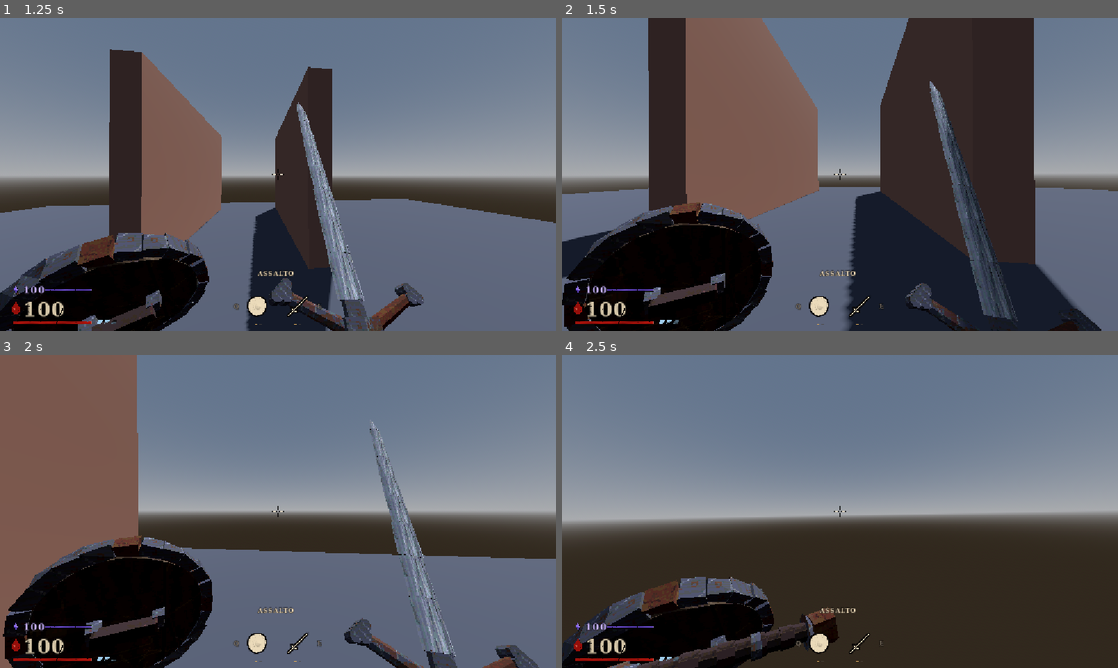
Above: before the commit, frames 1-4 (two rows, left to right).
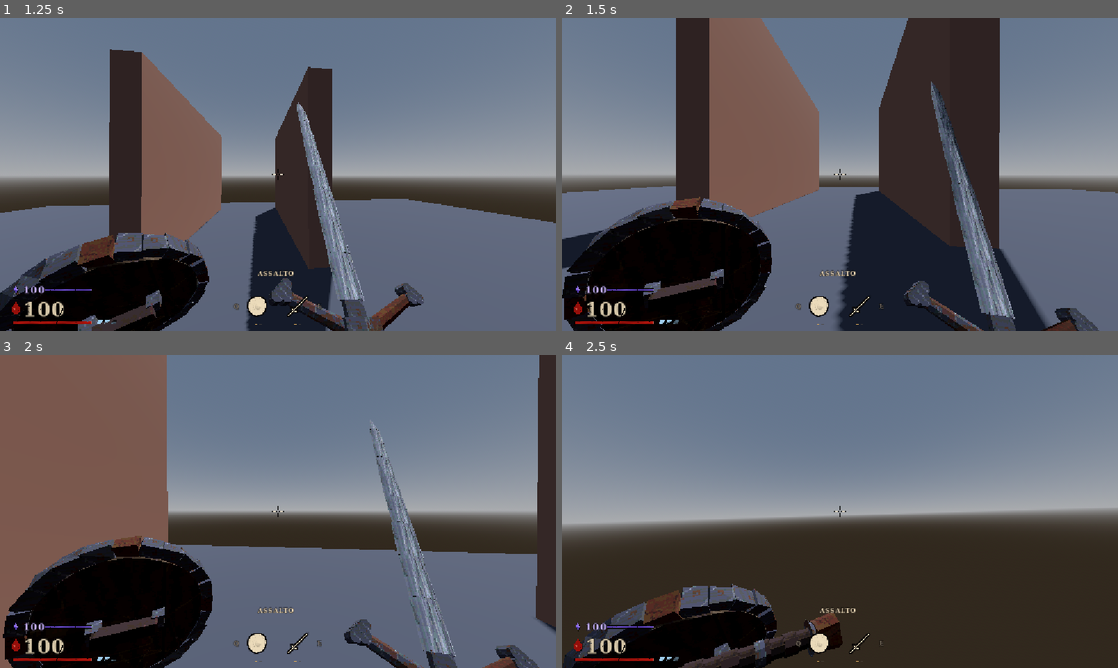
Above: after the commit, the same moments.

Repository: BigScavatore/deathless-godot
Game: Godot game, scene res://main.tscn
Same seed, same stepped clock (60 frames per second), same inputs: the game is played once before the commit and once after it. The project has no main scene, so this scene is started directly.
Inputs (mouse positions are in pixels of both pictures, inside the frame that each line leads up to):
- Up to frame 1 (1.25 s): move the mouse to (305, 174) at 0.52 s; hold W (move_forward) from 0.53 s (still down); hold Ctrl (slide) from 0.53 s (still down); tap Shift (dash) at 0.6 s; click (305, 174) at 0.67 s; tap Space (jump) at 0.77 s
- Up to frame 2 (1.5 s): keep holding W (move_forward); move the mouse to (812, 174) at 1.27 s; release Ctrl (slide) at 1.28 s; tap Ctrl (slide) at 1.35 s
- Up to frame 3 (2 s): keep holding W (move_forward); tap Space (jump) at 1.52 s; tap Shift (dash) at 1.55 s
- Up to frame 4 (2.5 s): keep holding W (move_forward); move the mouse to (851, 505) at 2.02 s; hold Ctrl (slide) from 2.03 s (still down); click (851, 505) at 2.1 s

Frame 1 is identical in both runs. In frame 2, 18% of the frame differs, in the area x 0-100%, y 0-100%; in frame 3, 6.9%; in frame 4, 5.5%.

Commit message:
Fix freed-decal error, slam no longer flows into a slide, warning cleanup
- Gore: the decal list is untyped so freed decals (two kills at once, reloaded level) are
  skipped instead of raising 'Trying to assign invalid previously freed instance'.
- Slam: after landing you stay planted; sliding needs the slide key released and pressed again
  (slam jump unchanged).
- Warnings: sword local 'kind' no longer shadows Weapon.kind; HUD preview 'best' initialised.

Co-Authored-By: Claude Opus 5.5 <noreply@anthropic.com>
Claude-Session: https://claude.ai/code/session_01KL6evxLu5HvZZzkyFzKgem

Diff:
--- a/effects/gore.gd
+++ b/effects/gore.gd
@@ -29,7 +29,8 @@
 const BLOOD_WET := Color(0.58, 0.14, 0.11)
 const FLESH_COLORS = [Color(0.45, 0.06, 0.05), Color(0.30, 0.03, 0.03), Color(0.55, 0.16, 0.12)]
 
-static var _decals: Array[Decal] = []
+## Non tipizzato: può contenere Decal già liberate (livello ricaricato, ecc.), che vanno solo saltate.
+static var _decals: Array = []
 static var _textures := {}
 static var _droplet_mesh: Mesh
 static var _flesh_materials: Array[StandardMaterial3D] = []
@@ -253,7 +254,7 @@
 	decal.global_transform = Transform3D(_basis_from_normal(normal, randf() * TAU), position + normal * 0.02)
 	_decals.append(decal)
 	while _decals.size() > MAX_DECALS:
-		var old: Decal = _decals.pop_front()
+		var old: Variant = _decals.pop_front()
 		if is_instance_valid(old):
 			old.queue_free()
 	return decal
--- a/player/hud.gd
+++ b/player/hud.gd
@@ -636,7 +636,7 @@
 			return
 		var model := (load(source.scene_file_path) as PackedScene).instantiate() as Node3D
 		# La mesh più grande è il corpo dell'arma: la si mette dritta (asse Y in su) e centrata.
-		var best: MeshInstance3D
+		var best: MeshInstance3D = null
 		for child in model.find_children("*", "MeshInstance3D", true, false):
 			var mi := child as MeshInstance3D
 			mi.material_override = _accent if mi.name == "Crystal" else _toon
--- a/player/player.gd
+++ b/player/player.gd
@@ -129,6 +129,8 @@
 var _slide_dir := Vector3.ZERO
 var _crouch := 0.0  # 0 = in piedi, 1 = abbassato (scivolata)
 var _slamming := false
+## Dopo uno slam si resta fermi a terra: la scivolata riparte solo rilasciando e ripremendo il tasto.
+var _slide_locked := false
 var _slam_jump_time := 0.0
 var _locked_time := 0.0
 
@@ -194,8 +196,10 @@
 	if _dash_time_left <= 0.0 and not _slamming:
 		if Input.is_action_just_pressed("slide") and not is_on_floor():
 			_start_slam()
-		elif Input.is_action_pressed("slide") and is_on_floor() and not _sliding:
+		elif Input.is_action_pressed("slide") and is_on_floor() and not _sliding and not _slide_locked:
 			_start_slide()
+	if _slide_locked and not Input.is_action_pressed("slide"):
+		_slide_locked = false
 
 	if _slamming:
 		_process_slam()
@@ -520,6 +524,7 @@
 
 func _land_slam() -> void:
 	_slamming = false
+	_slide_locked = true  # niente scivolata subito dopo: il colpo "pianta" a terra
 	_slam_jump_time = slam_jump_window
 	velocity = Vector3.ZERO
 	add_shake(0.6)
--- a/player/weapons/sword/sword.gd
+++ b/player/weapons/sword/sword.gd
@@ -203,15 +203,15 @@
 		var distance := to_target.length()
 		if distance < 0.01 or forward.dot(to_target / distance) < critical_aim:
 			continue
-		var kind := &""
+		var found := &""
 		if distance <= riposte_range and target.can_be_riposted():
-			kind = &"riposte"
+			found = &"riposte"
 		elif distance <= backstab_range and target.can_be_backstabbed(player.global_position):
-			kind = &"backstab"
-		if kind != &"" and distance < best_distance:
+			found = &"backstab"
+		if found != &"" and distance < best_distance:
 			best = target
 			best_distance = distance
-			_critical_kind = kind
+			_critical_kind = found
 	return best
 
 
